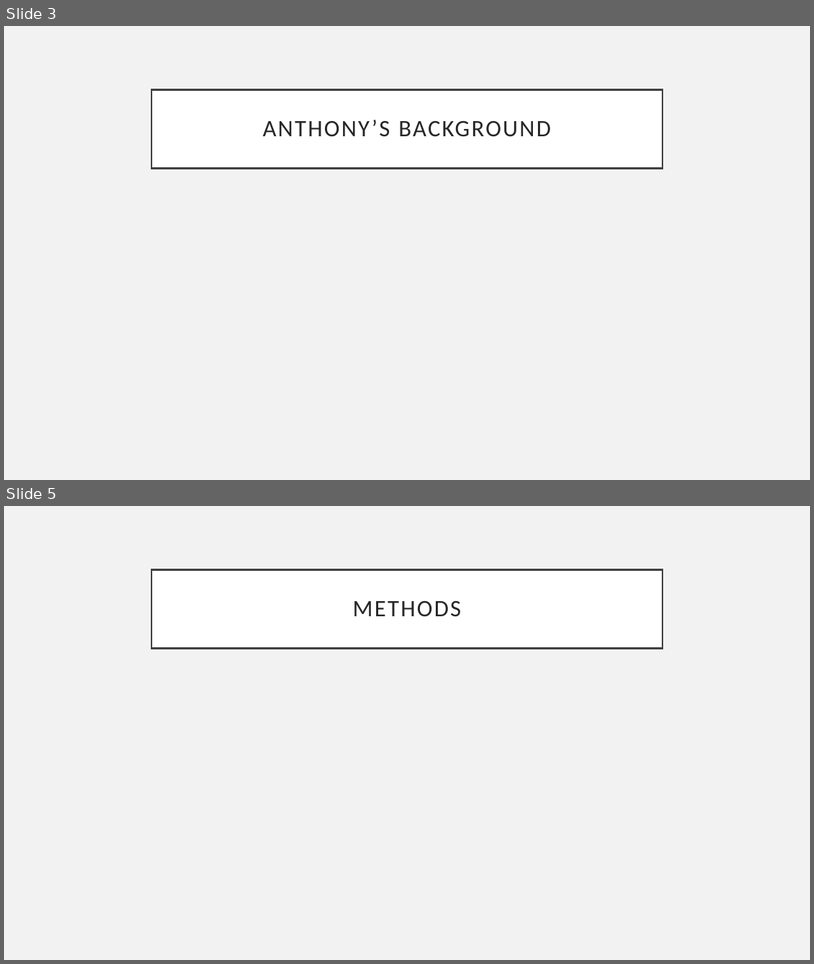
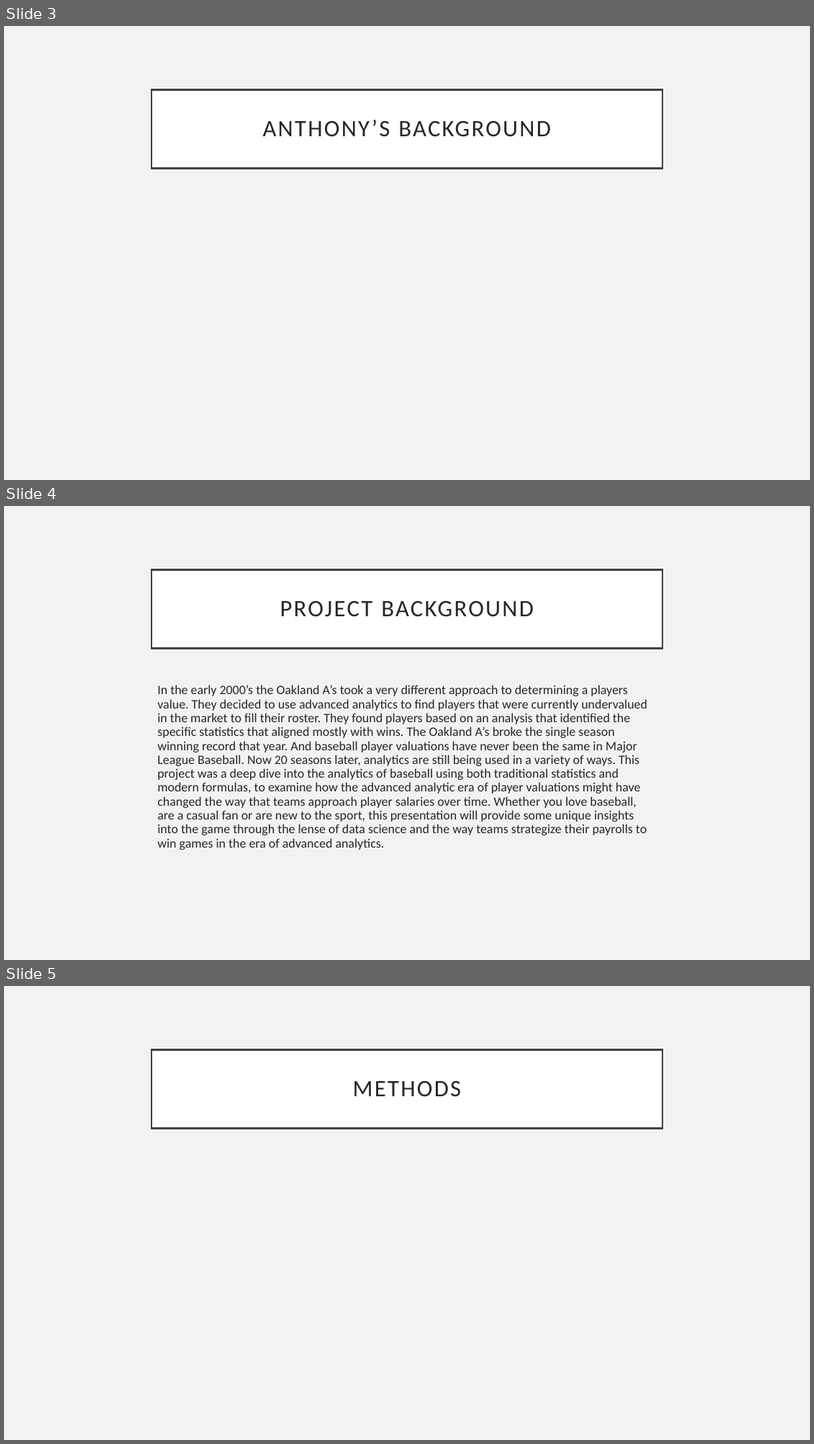
Before and after one commit to jazippay/baseball, a slide deck: Salaryball.pptx. Shown one above the other, each under a label of ours: slides 3 and 5 before the commit, slides 3, 4 and 5 after it; the slides between them are not shown. The pictures are 814x964 and 814x1444 pixels, drawn with LibreOffice and Linux fonts; fonts in the diff are those of the drawing. Boxes give left, top, right and bottom in pixels: in the first picture for what was removed or moved away, otherwise in the second. Text is boxed around its words. In the diff, an @@ line names an element or a change of style, - is before the commit and + after.

```diff
--- a/Salaryball.pptx
+++ b/Salaryball.pptx
@@ slide 4 added at (4, 506, 810, 960), background #F2F2F2 @@
@@ title added at (152, 569, 663, 648), fill #FFFFFF, outline #404040 2.5 pt, 28 pt, text #262626 @@
+PROJECT BACKGROUND
@@ text added at (157, 685, 648, 849), 15.3 pt, text #262626 @@
+In the early 2000’s the Oakland A’s took a very different approach to determining a players value. They decided to use advanced analytics to find players that were currently undervalued in the market to fill their roster. They found players based on an analysis that identified the specific statistics that aligned mostly with wins. The Oakland A’s broke the single season winning record that year. And baseball player valuations have never been the same in Major League Baseball. Now 20 seasons later, analytics are still being used in a variety of ways. This project was a deep dive into the analytics of baseball using both traditional statistics and modern formulas, to examine how the advanced analytic era of player valuations might have changed the way that teams approach player salaries over time. Whether you love baseball, are a casual fan or are new to the sport, this presentation will provide some unique insights into the game through the lense of data science and the way teams strategize their payrolls to win games in the era of advanced analytics.
```
Also in this commit, not shown: 1 slide removed.
